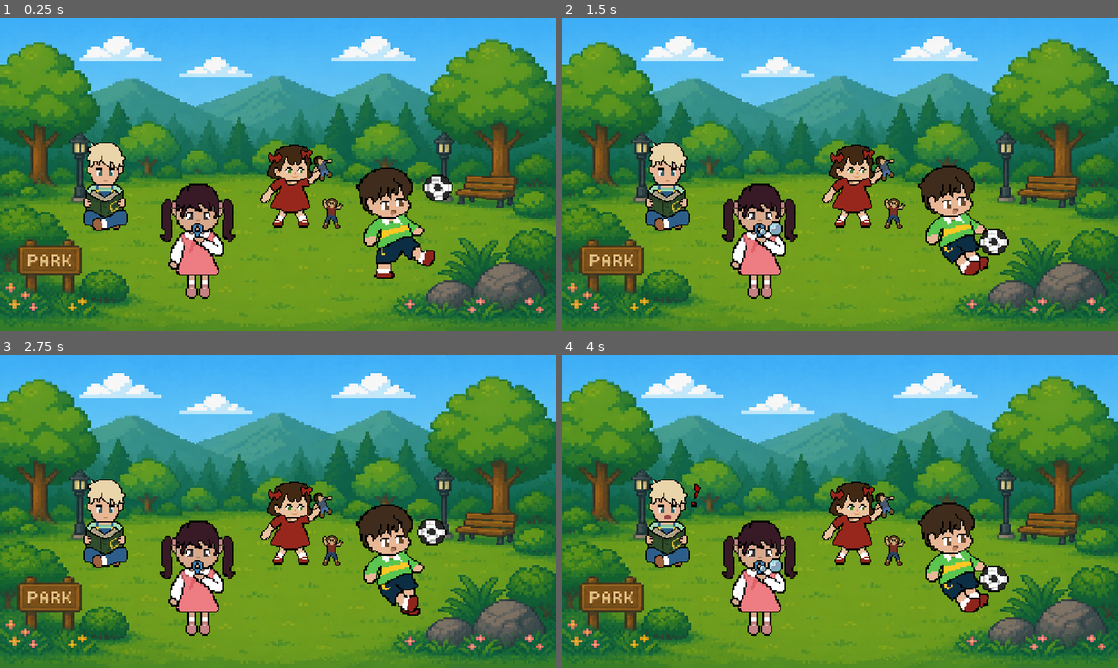
Above: before the commit, frames 1-4 (two rows, left to right).
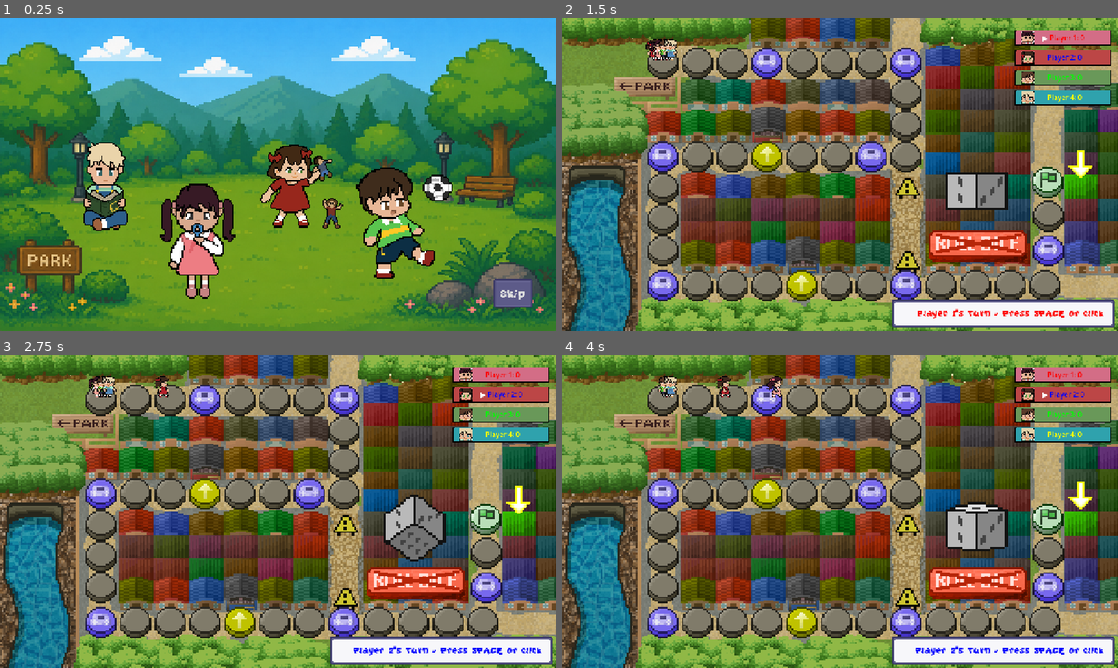
Above: after the commit, the same moments.

Repository: Zephyrdoestech/Pinoy-Party
Game: Godot game, scene res://cutscene.tscn
Same seed, same stepped clock (60 frames per second), same inputs: the game is played once before the commit and once after it. This scene is started directly instead of the project's main scene.
Inputs (mouse positions are in pixels of both pictures, inside the frame that each line leads up to):
- Up to frame 1 (0.25 s): no input
- Up to frame 2 (1.5 s): click (1073, 293) at 0.5 s, where only the run after the commit has a clickable "Skip"; tap Enter (ui_accept) at 1.25 s; move the mouse to (962, 158) at 1.27 s; hold D (move_right) from 1.28 s (still down)
- Up to frame 3 (2.75 s): keep holding D (move_right); tap Space (jump) at 1.52, 2.27 s; move the mouse to (166, 527) at 2.02 s
- Up to frame 4 (4 s): move the mouse to (895, 442) at 2.77 s; release D (move_right) at 2.78 s; hold A (move_left) 2.78-3.53 s; move the mouse to (812, 574) at 3.52 s; hold D (move_right) from 3.53 s (still down); tap Space (jump) at 3.77 s

The runs differ from the first frame. In frame 1, 0.6% of the frame differs, in the area x 88-96%, y 83-93%; in frame 2, 97%; in frame 3, 97%; in frame 4, 97%, in the area x 0-100%, y 0-100%.

Commit message:
added skip cutscene

Diff:
--- a/pinoy-party/cutscene.gd
+++ b/pinoy-party/cutscene.gd
@@ -1,6 +1,7 @@
 extends Node2D
 
 @onready var anim_player: AnimationPlayer = $AnimationPlayer
+@onready var skip_button: Button = $SkipButton
 
 func _ready() -> void:
 	# Ensure the animation plays automatically
@@ -10,6 +11,13 @@
 	# Connect to the finished signal to transition to the main game
 	anim_player.animation_finished.connect(_on_animation_finished)
 
+	if skip_button:
+		skip_button.pressed.connect(_on_skip_button_pressed)
+
+func _on_skip_button_pressed() -> void:
+	anim_player.stop()
+	_on_animation_finished("1st_Cutscene")
+
 func _on_animation_finished(anim_name: String) -> void:
 	if anim_name == "1st_Cutscene":
 		get_tree().change_scene_to_file("res://scenes/Game.tscn")
--- a/pinoy-party/cutscene.tscn
+++ b/pinoy-party/cutscene.tscn
@@ -1,6 +1,7 @@
 [gd_scene format=3 uid="uid://u0sr2xuqyhk7"]
 
 [ext_resource type="Texture2D" uid="uid://b6jsgmgt2b1r7" path="res://assets/characters/cutscene/dialogue.png" id="1_l2u6u"]
+[ext_resource type="Script" uid="uid://c1pv8wnifvo4y" path="res://cutscene.gd" id="1_script"]
 [ext_resource type="Texture2D" uid="uid://ch7buvw4b1nl4" path="res://assets/characters/cutscene/Character3.png" id="1_u4yv4"]
 [ext_resource type="Texture2D" uid="uid://50xjye0312ka" path="res://assets/characters/cutscene/Character2.png" id="2_p30sb"]
 [ext_resource type="FontFile" uid="uid://bprw638txg8en" path="res://assets/characters/cutscene/GAMEDAY.ttf" id="2_pby01"]
@@ -20,7 +21,8 @@
 [ext_resource type="AudioStream" uid="uid://vsub6hpvtwm8" path="res://assets/characters/cutscene/audios/ChildrenLaughing.mp3" id="18_jyjru"]
 [ext_resource type="AudioStream" uid="uid://dr44oue8oyf0x" path="res://assets/characters/cutscene/audios/ChildrenLaughing2.mp3" id="19_3v3wj"]
 [ext_resource type="AudioStream" uid="uid://ct03ki7o6eb0k" path="res://assets/characters/cutscene/audios/LolaRecording.mp3" id="20_jad71"]
-[ext_resource type="Script" path="res://cutscene.gd" id="1_script"]
+[ext_resource type="FontFile" uid="uid://dchskkvpjy4f" path="res://assets/fonts/GrapeSoda.ttf" id="22_mlekn"]
+[ext_resource type="Texture2D" uid="uid://dbi03bt30fua6" path="res://assets/screens/lobby/code_bg.png" id="23_doqf5"]
 
 [sub_resource type="StyleBoxEmpty" id="StyleBoxEmpty_jyjru"]
 
@@ -1154,13 +1156,22 @@
 &"RESET": SubResource("Animation_qcoa3")
 }
 
-[node name="Cutscene" type="Node2D"]
+[sub_resource type="StyleBoxTexture" id="StyleBoxTexture_mlekn"]
+texture = ExtResource("23_doqf5")
+texture_margin_left = 15.0
+texture_margin_top = 15.0
+texture_margin_right = 15.0
+texture_margin_bottom = 15.0
+
+[sub_resource type="StyleBoxEmpty" id="StyleBoxEmpty_doqf5"]
+
+[node name="Cutscene" type="Node2D" unique_id=146385715]
+modulate = Color(0.033853278, 0.033853278, 0.033853274, 1)
 script = ExtResource("1_script")
-modulate = Color(0.033853278, 0.033853278, 0.033853274, 1)
-
-[node name="UI" type="CanvasLayer" parent="."]
-
-[node name="Dialogue1" type="Panel" parent="UI"]
+
+[node name="UI" type="CanvasLayer" parent="." unique_id=2119520084]
+
+[node name="Dialogue1" type="Panel" parent="UI" unique_id=1525437735]
 visible = false
 custom_minimum_size = Vector2(250, 100)
 anchors_preset = -1
@@ -1174,12 +1185,12 @@
 grow_horizontal = 2
 theme_override_styles/panel = SubResource("StyleBoxEmpty_jyjru")
 
-[node name="Dialogue" type="Sprite2D" parent="UI/Dialogue1"]
+[node name="Dialogue" type="Sprite2D" parent="UI/Dialogue1" unique_id=1621560654]
 position = Vector2(592.4375, 97)
 scale = Vector2(0.5518384, 0.21747573)
 texture = ExtResource("1_l2u6u")
 
-[node name="CharacterHeads" type="Sprite2D" parent="UI/Dialogue1"]
+[node name="CharacterHeads" type="Sprite2D" parent="UI/Dialogue1" unique_id=2057744525]
 visible = false
 position = Vector2(980.00006, 115.000015)
 scale = Vector2(0.111375034, 0.11874999)
@@ -1187,14 +1198,14 @@
 hframes = 6
 frame = 5
 
-[node name="VBoxContainer" type="VBoxContainer" parent="UI/Dialogue1"]
+[node name="VBoxContainer" type="VBoxContainer" parent="UI/Dialogue1" unique_id=1494785403]
 layout_mode = 0
 offset_left = 113.0
 offset_top = 29.0
 offset_right = 1086.0
 offset_bottom = 175.0
 
-[node name="Label" type="Label" parent="UI/Dialogue1/VBoxContainer"]
+[node name="Label" type="Label" parent="UI/Dialogue1/VBoxContainer" unique_id=1444066640]
 custom_minimum_size = Vector2(250, 40)
 layout_mode = 2
 theme_override_colors/font_color = Color(0.5803922, 0.27450982, 0.23921569, 1)
@@ -1202,7 +1213,7 @@
 theme_override_font_sizes/font_size = 40
 text = "Lola"
 
-[node name="RichTextLabel" type="RichTextLabel" parent="UI/Dialogue1/VBoxContainer"]
+[node name="RichTextLabel" type="RichTextLabel" parent="UI/Dialogue1/VBoxContainer" unique_id=1803856526]
 custom_minimum_size = Vector2(250, 100)
 layout_mode = 2
 theme_override_colors/default_color = Color(0.57993084, 0.27626064, 0.23935065, 1)
@@ -1211,7 +1222,7 @@
 text = "\"Mga bata! Merienda na!\""
 scroll_active = false
 
-[node name="Dialogue2" type="Panel" parent="UI"]
+[node name="Dialogue2" type="Panel" parent="UI" unique_id=185951798]
 visible = false
 custom_minimum_size = Vector2(250, 100)
 anchors_preset = -1
@@ -1225,46 +1236,46 @@
 grow_horizontal = 2
 theme_override_styles/panel = SubResource("StyleBoxEmpty_l2u6u")
 
-[node name="Dialogue2" type="Sprite2D" parent="UI/Dialogue2"]
+[node name="Dialogue2" type="Sprite2D" parent="UI/Dialogue2" unique_id=542881626]
 position = Vector2(592.4375, 97)
 scale = Vector2(0.5518384, 0.21747573)
 texture = ExtResource("1_l2u6u")
 
-[node name="CharacterHeads4" type="Sprite2D" parent="UI/Dialogue2"]
+[node name="CharacterHeads4" type="Sprite2D" parent="UI/Dialogue2" unique_id=341250894]
 position = Vector2(937.99994, 135.375)
 scale = Vector2(0.064, 0.071375005)
 texture = ExtResource("14_ed5nn")
 hframes = 6
 frame = 3
 
-[node name="CharacterHeads" type="Sprite2D" parent="UI/Dialogue2"]
+[node name="CharacterHeads" type="Sprite2D" parent="UI/Dialogue2" unique_id=1386369280]
 position = Vector2(932.00006, 69.5)
 scale = Vector2(0.07499997, 0.071499996)
 texture = ExtResource("14_ed5nn")
 hframes = 6
 
-[node name="CharacterHeads3" type="Sprite2D" parent="UI/Dialogue2"]
+[node name="CharacterHeads3" type="Sprite2D" parent="UI/Dialogue2" unique_id=791010486]
 position = Vector2(1025, 69)
 scale = Vector2(0.07000001, 0.07)
 texture = ExtResource("14_ed5nn")
 hframes = 6
 frame = 2
 
-[node name="CharacterHeads2" type="Sprite2D" parent="UI/Dialogue2"]
+[node name="CharacterHeads2" type="Sprite2D" parent="UI/Dialogue2" unique_id=1117181304]
 position = Vector2(1026, 138.875)
 scale = Vector2(0.07100003, 0.07587501)
 texture = ExtResource("14_ed5nn")
 hframes = 6
 frame = 4
 
-[node name="VBoxContainer" type="VBoxContainer" parent="UI/Dialogue2"]
+[node name="VBoxContainer" type="VBoxContainer" parent="UI/Dialogue2" unique_id=1448558327]
 layout_mode = 0
 offset_left = 113.0
 offset_top = 28.0
 offset_right = 1095.0
 offset_bottom = 174.0
 
-[node name="Label" type="Label" parent="UI/Dialogue2/VBoxContainer"]
+[node name="Label" type="Label" parent="UI/Dialogue2/VBoxContainer" unique_id=700887150]
 custom_minimum_size = Vector2(250, 40)
 layout_mode = 2
 theme_override_colors/font_color = Color(0.5803922, 0.27450982, 0.23921569, 1)
@@ -1272,7 +1283,7 @@
 theme_override_font_sizes/font_size = 40
 text = "Mga Bata:"
 
-[node name="RichTextLabel" type="RichTextLabel" parent="UI/Dialogue2/VBoxContainer"]
+[node name="RichTextLabel" type="RichTextLabel" parent="UI/Dialogue2/VBoxContainer" unique_id=159711907]
 custom_minimum_size = Vector2(250, 100)
 layout_mode = 2
 theme_override_colors/default_color = Color(0.5803922, 0.27450982, 0.23921569, 1)
@@ -1281,7 +1292,7 @@
 text = "\"Okay po!\""
 scroll_active = false
 
-[node name="Dialogue3" type="Panel" parent="UI"]
+[node name="Dialogue3" type="Panel" parent="UI" unique_id=827451600]
 visible = false
 custom_minimum_size = Vector2(250, 100)
 anchors_preset = -1
@@ -1295,25 +1306,25 @@
 grow_horizontal = 2
 theme_override_styles/panel = SubResource("StyleBoxEmpty_pby01")
 
-[node name="Dialogue3" type="Sprite2D" parent="UI/Dialogue3"]
+[node name="Dialogue3" type="Sprite2D" parent="UI/Dialogue3" unique_id=511598166]
 position = Vector2(592.4375, 97)
 scale = Vector2(0.5518384, 0.21747573)
 texture = ExtResource("1_l2u6u")
 
-[node name="CharacterHeads" type="Sprite2D" parent="UI/Dialogue3"]
+[node name="CharacterHeads" type="Sprite2D" parent="UI/Dialogue3" unique_id=1642544283]
 position = Vector2(974.6875, 112.875)
 scale = Vector2(0.13368754, 0.137875)
 texture = ExtResource("14_ed5nn")
 hframes = 6
 
-[node name="VBoxContainer" type="VBoxContainer" parent="UI/Dialogue3"]
+[node name="VBoxContainer" type="VBoxContainer" parent="UI/Dialogue3" unique_id=60624406]
 layout_mode = 0
 offset_left = 112.0
 offset_top = 29.0
 offset_right = 1089.0
 offset_bottom = 175.0
 
-[node name="Label" type="Label" parent="UI/Dialogue3/VBoxContainer"]
+[node name="Label" type="Label" parent="UI/Dialogue3/VBoxContainer" unique_id=1561880898]
 custom_minimum_size = Vector2(250, 40)
 layout_mode = 2
 theme_override_colors/font_color = Color(0.5803922, 0.27450982, 0.23921569, 1)
@@ -1321,7 +1332,7 @@
 theme_override_font_sizes/font_size = 40
 text = "Bata 1:"
 
-[node name="RichTextLabel" type="RichTextLabel" parent="UI/Dialogue3/VBoxContainer"]
+[node name="RichTextLabel" type="RichTextLabel" parent="UI/Dialogue3/VBoxContainer" unique_id=1179031492]
 custom_minimum_size = Vector2(250, 100)
 layout_mode = 2
 theme_override_colors/default_color = Color(0.5803922, 0.27450982, 0.23921569, 1)
@@ -1331,7 +1342,7 @@
 makukuhang merienda!\""
 scroll_active = false
 
-[node name="Dialogue4" type="Panel" parent="UI"]
+[node name="Dialogue4" type="Panel" parent="UI" unique_id=90583635]
 visible = false
 custom_minimum_size = Vector2(250, 100)
 anchors_preset = -1
@@ -1345,40 +1356,40 @@
 grow_horizontal = 2
 theme_override_styles/panel = SubResource("StyleBoxEmpty_mlekn")
 
-[node name="Dialogue2" type="Sprite2D" parent="UI/Dialogue4"]
+[node name="Dialogue2" type="Sprite2D" parent="UI/Dialogue4" unique_id=1368029858]
 position = Vector2(592.4375, 97)
 scale = Vector2(0.5518384, 0.21747573)
 texture = ExtResource("1_l2u6u")
 
-[node name="CharacterHeads2" type="Sprite2D" parent="UI/Dialogue4"]
+[node name="CharacterHeads2" type="Sprite2D" parent="UI/Dialogue4" unique_id=1047579967]
 position = Vector2(1018, 67.99999)
 scale = Vector2(0.07499999, 0.083000004)
 texture = ExtResource("14_ed5nn")
 hframes = 6
 frame = 4
 
-[node name="CharacterHeads" type="Sprite2D" parent="UI/Dialogue4"]
+[node name="CharacterHeads" type="Sprite2D" parent="UI/Dialogue4" unique_id=296044421]
 position = Vector2(917.00006, 69.5)
 scale = Vector2(0.066000015, 0.065500006)
 texture = ExtResource("14_ed5nn")
 hframes = 6
 frame = 2
 
-[node name="CharacterHeads3" type="Sprite2D" parent="UI/Dialogue4"]
+[node name="CharacterHeads3" type="Sprite2D" parent="UI/Dialogue4" unique_id=771383431]
 position = Vector2(964.5, 130.375)
 scale = Vector2(0.0625, 0.071375005)
 texture = ExtResource("14_ed5nn")
 hframes = 6
 frame = 3
 
-[node name="VBoxContainer" type="VBoxContainer" parent="UI/Dialogue4"]
+[node name="VBoxContainer" type="VBoxContainer" parent="UI/Dialogue4" unique_id=1312186479]
 layout_mode = 0
 offset_left = 111.0
 offset_top = 28.0
 offset_right = 1090.0
 offset_bottom = 174.0
 
-[node name="Label" type="Label" parent="UI/Dialogue4/VBoxContainer"]
+[node name="Label" type="Label" parent="UI/Dialogue4/VBoxContainer" unique_id=1476590811]
 custom_minimum_size = Vector2(250, 40)
 layout_mode = 2
 theme_override_colors/font_color = Color(0.5803922, 0.27450982, 0.23921569, 1)
@@ -1386,7 +1397,7 @@
 theme_override_font_sizes/font_size = 40
 text = "Mga Bata:"
 
-[node name="RichTextLabel" type="RichTextLabel" parent="UI/Dialogue4/VBoxContainer"]
+[node name="RichTextLabel" type="RichTextLabel" parent="UI/Dialogue4/VBoxContainer" unique_id=1836250817]
 custom_minimum_size = Vector2(250, 100)
 layout_mode = 2
 theme_override_colors/default_color = Color(0.5803922, 0.27450982, 0.23921569, 1)
@@ -1395,7 +1406,7 @@
 text = "\"Bet!\""
 scroll_active = false
 
-[node name="Dialogue5" type="Panel" parent="UI"]
+[node name="Dialogue5" type="Panel" parent="UI" unique_id=1621859166]
 visible = false
 custom_minimum_size = Vector2(250, 100)
 anchors_preset = -1
@@ -1409,26 +1420,26 @@
 grow_horizontal = 2
 theme_override_styles/panel = SubResource("StyleBoxEmpty_o856q")
 
-[node name="Dialogue2" type="Sprite2D" parent="UI/Dialogue5"]
+[node name="Dialogue2" type="Sprite2D" parent="UI/Dialogue5" unique_id=849247227]
 position = Vector2(592.4375, 97)
 scale = Vector2(0.5518384, 0.21747573)
 texture = ExtResource("1_l2u6u")
 
-[node name="CharacterHeads3" type="Sprite2D" parent="UI/Dialogue5"]
+[node name="CharacterHeads3" type="Sprite2D" parent="UI/Dialogue5" unique_id=2125529518]
 position = Vector2(994, 107.875)
 scale = Vector2(0.108, 0.11387501)
 texture = ExtResource("14_ed5nn")
 hframes = 6
 frame = 2
 
-[node name="VBoxContainer" type="VBoxContainer" parent="UI/Dialogue5"]
+[node name="VBoxContainer" type="VBoxContainer" parent="UI/Dialogue5" unique_id=1116924466]
 layout_mode = 0
 offset_left = 110.0
 offset_top = 30.0
 offset_right = 1089.0
 offset_bottom = 176.0
 
-[node name="Label" type="Label" parent="UI/Dialogue5/VBoxContainer"]
+[node name="Label" type="Label" parent="UI/Dialogue5/VBoxContainer" unique_id=1797919014]
 custom_minimum_size = Vector2(250, 40)
 layout_mode = 2
 theme_override_colors/font_color = Color(0.5803922, 0.27450982, 0.23921569, 1)
@@ -1436,7 +1447,7 @@
 theme_override_font_sizes/font_size = 40
 text = "Bata 2:"
 
-[node name="RichTextLabel" type="RichTextLabel" parent="UI/Dialogue5/VBoxContainer"]
+[node name="RichTextLabel" type="RichTextLabel" parent="UI/Dialogue5/VBoxContainer" unique_id=549474586]
 custom_minimum_size = Vector2(250, 100)
 layout_mode = 2
 theme_override_colors/default_color = Color(0.5803922, 0.27450982, 0.23921569, 1)
@@ -1446,7 +1457,7 @@
 muna tayong mga DRRR officers!\""
 scroll_active = false
 
-[node name="Dialogue6" type="Panel" parent="UI"]
+[node name="Dialogue6" type="Panel" parent="UI" unique_id=1592637247]
 visible = false
 custom_minimum_size = Vector2(250, 100)
 anchors_preset = -1
@@ -1460,39 +1471,39 @@
 grow_horizontal = 2
 theme_override_styles/panel = SubResource("StyleBoxEmpty_3v3wj")
 
-[node name="Dialogue2" type="Sprite2D" parent="UI/Dialogue6"]
+[node name="Dialogue2" type="Sprite2D" parent="UI/Dialogue6" unique_id=1101915742]
 position = Vector2(592.4375, 97)
 scale = Vector2(0.5518384, 0.21747573)
 texture = ExtResource("1_l2u6u")
 
-[node name="CharacterHeads3" type="Sprite2D" parent="UI/Dialogue6"]
+[node name="CharacterHeads3" type="Sprite2D" parent="UI/Dialogue6" unique_id=638350235]
 position = Vector2(1004, 68.499985)
 scale = Vector2(0.072000004, 0.07450001)
 texture = ExtResource("14_ed5nn")
 hframes = 6
 frame = 3
 
-[node name="CharacterHeads4" type="Sprite2D" parent="UI/Dialogue6"]
+[node name="CharacterHeads4" type="Sprite2D" parent="UI/Dialogue6" unique_id=452449277]
 position = Vector2(887.99994, 74.499985)
 scale = Vector2(0.07400002, 0.080500014)
 texture = ExtResource("14_ed5nn")
 hframes = 6
 frame = 4
 
-[node name="CharacterHeads5" type="Sprite2D" parent="UI/Dialogue6"]
+[node name="CharacterHeads5" type="Sprite2D" parent="UI/Dialogue6" unique_id=1298453333]
 position = Vector2(936.49994, 139.99998)
 scale = Vector2(0.0655, 0.074000016)
 texture = ExtResource("14_ed5nn")
 hframes = 6
 
-[node name="VBoxContainer" type="VBoxContainer" parent="UI/Dialogue6"]
+[node name="VBoxContainer" type="VBoxContainer" parent="UI/Dialogue6" unique_id=678910840]
 layout_mode = 0
 offset_left = 112.0
 offset_top = 28.0
 offset_right = 1089.0
 offset_bottom = 174.0
 
-[node name="Label" type="Label" parent="UI/Dialogue6/VBoxContainer"]
+[node name="Label" type="Label" parent="UI/Dialogue6/VBoxContainer" unique_id=719655648]
 custom_minimum_size = Vector2(250, 40)
 layout_mode = 2
 theme_override_colors/font_color = Color(0.5803922, 0.27450982, 0.23921569, 1)
@@ -1500,7 +1511,7 @@
 theme_override_font_sizes/font_size = 40
 text = "Mga Bata:"
 
-[node name="RichTextLabel" type="RichTextLabel" parent="UI/Dialogue6/VBoxContainer"]
+[node name="RichTextLabel" type="RichTextLabel" parent="UI/Dialogue6/VBoxContainer" unique_id=139891308]
 custom_minimum_size = Vector2(250, 100)
 layout_mode = 2
 theme_override_colors/default_color = Color(0.5803922, 0.27450982, 0.23921569, 1)
@@ -1509,103 +1520,112 @@
 text = "\"Sige tara!\""
 scroll_active = false
 
-[node name="AnimationPlayer" type="AnimationPlayer" parent="."]
-libraries = {
-&"": SubResource("AnimationLibrary_pvbl2")
-}
-autoplay = "1st_Cutscene"
-
-[node name="Sprite2D" type="Sprite2D" parent="."]
-
-[node name="ParkBg2" type="Sprite2D" parent="."]
+[node name="AnimationPlayer" type="AnimationPlayer" parent="." unique_id=842075423]
+libraries/ = SubResource("AnimationLibrary_pvbl2")
+autoplay = &"1st_Cutscene"
+
+[node name="Sprite2D" type="Sprite2D" parent="." unique_id=1274117340]
+
+[node name="ParkBg2" type="Sprite2D" parent="." unique_id=384554778]
 position = Vector2(640.5, 359.5)
 scale = Vector2(0.8326823, 0.70214844)
 texture = ExtResource("5_u4yv4")
 
-[node name="Characters" type="Node2D" parent="."]
-
-[node name="Character1" type="Sprite2D" parent="Characters"]
+[node name="Characters" type="Node2D" parent="." unique_id=1668469179]
+
+[node name="Character1" type="Sprite2D" parent="Characters" unique_id=933999005]
 position = Vector2(692, 387.5)
 scale = Vector2(0.11200001, 0.11050001)
 texture = ExtResource("3_53jq0")
 hframes = 4
 
-[node name="Character2" type="Sprite2D" parent="Characters"]
+[node name="Character2" type="Sprite2D" parent="Characters" unique_id=425730316]
 position = Vector2(458.09897, 513)
 scale = Vector2(0.13390104, 0.13899998)
 texture = ExtResource("2_p30sb")
 hframes = 6
 
-[node name="Character3" type="Sprite2D" parent="Characters"]
+[node name="Character3" type="Sprite2D" parent="Characters" unique_id=341498903]
 position = Vector2(240.375, 389.14063)
 scale = Vector2(0.09762502, 0.10814063)
 texture = ExtResource("1_u4yv4")
 hframes = 6
 
-[node name="Character4" type="Sprite2D" parent="Characters"]
+[node name="Character4" type="Sprite2D" parent="Characters" unique_id=1694515155]
 position = Vector2(946.625, 471.74997)
 scale = Vector2(0.13637495, 0.13475)
 texture = ExtResource("4_3q24f")
 hframes = 8
 
-[node name="Character12" type="Sprite2D" parent="Characters"]
+[node name="Character12" type="Sprite2D" parent="Characters" unique_id=881265237]
 position = Vector2(692, 388.5)
 scale = Vector2(0.11199998, 0.111499995)
 texture = ExtResource("6_3q24f")
 hframes = 5
 frame = 4
 
-[node name="Character22" type="Sprite2D" parent="Characters"]
+[node name="Character22" type="Sprite2D" parent="Characters" unique_id=1307396570]
 position = Vector2(458, 513)
 scale = Vector2(0.134, 0.13900001)
 texture = ExtResource("7_8ye5a")
 hframes = 7
 frame = 6
 
-[node name="ShoutEmote" type="Sprite2D" parent="."]
+[node name="ShoutEmote" type="Sprite2D" parent="." unique_id=1429180936]
 position = Vector2(1158.625, 361.4375)
 scale = Vector2(0.19762497, 0.1765625)
 texture = ExtResource("4_p30sb")
 
-[node name="Audios" type="Node2D" parent="."]
-
-[node name="Dialogue2" type="AudioStreamPlayer2D" parent="Audios"]
+[node name="Audios" type="Node2D" parent="." unique_id=942118817]
+
+[node name="Dialogue2" type="AudioStreamPlayer2D" parent="Audios" unique_id=855831731]
 stream = ExtResource("9_8ye5a")
 volume_db = 1.756
 pitch_scale = 1.12
 
-[node name="Dialogue3" type="AudioStreamPlayer2D" parent="Audios"]
+[node name="Dialogue3" type="AudioStreamPlayer2D" parent="Audios" unique_id=1285195292]
 stream = ExtResource("10_1titf")
 volume_db = -6.582
 pitch_scale = 1.19
 
-[node name="Dialogue4" type="AudioStreamPlayer2D" parent="Audios"]
+[node name="Dialogue4" type="AudioStreamPlayer2D" parent="Audios" unique_id=1686204879]
 stream = ExtResource("11_ed5nn")
 volume_db = -1.755
 pitch_scale = 1.15
 
-[node name="Dialogue5" type="AudioStreamPlayer2D" parent="Audios"]
+[node name="Dialogue5" type="AudioStreamPlayer2D" parent="Audios" unique_id=956606511]
 stream = ExtResource("12_5gysb")
 volume_db = -8.05
 pitch_scale = 1.05
 
-[node name="Dialogue6" type="AudioStreamPlayer2D" parent="Audios"]
+[node name="Dialogue6" type="AudioStreamPlayer2D" parent="Audios" unique_id=419980321]
 stream = ExtResource("13_l2u6u")
 pitch_scale = 1.11
 
-[node name="ParkAmbience" type="AudioStreamPlayer2D" parent="Audios"]
+[node name="ParkAmbience" type="AudioStreamPlayer2D" parent="Audios" unique_id=728424576]
 stream = ExtResource("17_pby01")
 volume_db = -14.92
 
-[node name="ChildrenLaughing" type="AudioStreamPlayer2D" parent="Audios"]
+[node name="ChildrenLaughing" type="AudioStreamPlayer2D" parent="Audios" unique_id=1725091081]
 stream = ExtResource("18_jyjru")
 volume_db = -16.675
 
-[node name="ChildrenLaughing2" type="AudioStreamPlayer2D" parent="Audios"]
+[node name="ChildrenLaughing2" type="AudioStreamPlayer2D" parent="Audios" unique_id=1934976250]
 stream = ExtResource("19_3v3wj")
 volume_db = -5.211
 
-[node name="LolaDialogue" type="AudioStreamPlayer2D" parent="Audios"]
+[node name="LolaDialogue" type="AudioStreamPlayer2D" parent="Audios" unique_id=804090677]
 stream = ExtResource("20_jad71")
 volume_db = -0.664
 pitch_scale = 1.05
+
+[node name="SkipButton" type="Button" parent="." unique_id=1551146504]
+offset_left = 1137.0
+offset_top = 601.0
+offset_right = 1226.0
+offset_bottom = 667.0
+theme_override_fonts/font = ExtResource("22_mlekn")
+theme_override_font_sizes/font_size = 36
+theme_override_styles/normal = SubResource("StyleBoxTexture_mlekn")
+theme_override_styles/focus = SubResource("StyleBoxEmpty_doqf5")
+text = "Skip"
